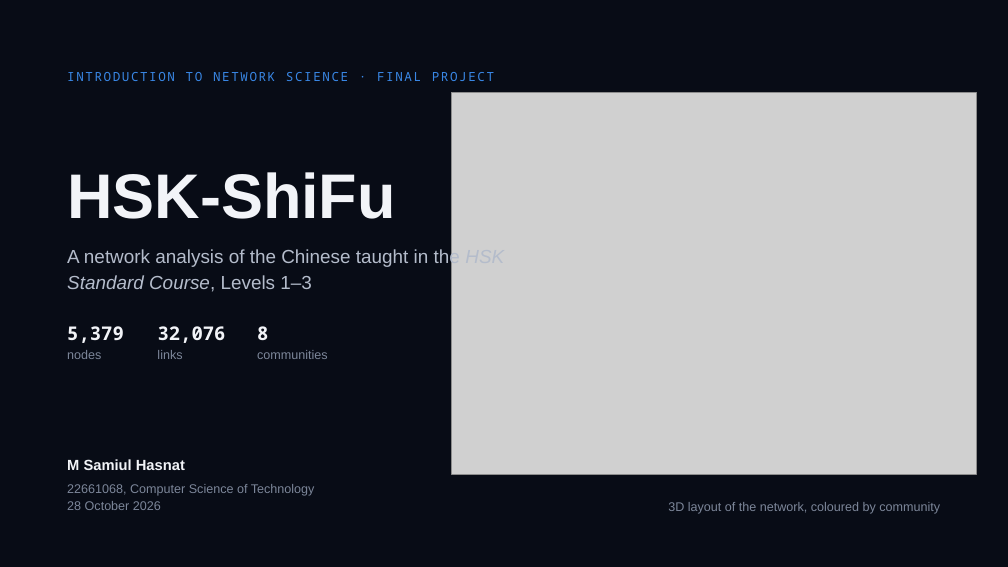
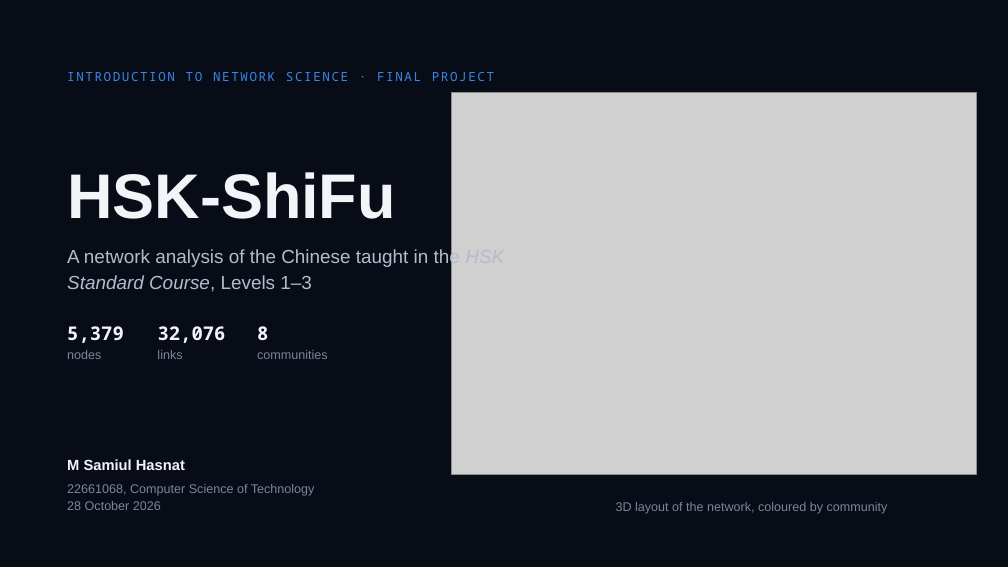
Before and after one commit to MSamiulHasnat/HSK-ShiFu, a slide deck: slide 1 of NetworkScience/CourseSubmissions/HSK-ShiFu_Network_Science_Final_Presentation.pptx. Drawn at 1008x567 pixels with LibreOffice and Linux fonts; fonts in the diff are those of the drawing; grey boxes stand for pictures. Boxes give left, top, right and bottom in pixels: in the first picture for what was removed or moved away, otherwise in the second. Text is boxed around its words. In the diff, an @@ line names an element or a change of style, - is before the commit and + after.

```diff
--- a/NetworkScience/CourseSubmissions/HSK-ShiFu_Network_Science_Final_Presentation.pptx
+++ b/NetworkScience/CourseSubmissions/HSK-ShiFu_Network_Science_Final_Presentation.pptx
@@ text "3D layout of the network, ..." at (x1=616, y1=502, x2=888, y2=514): alignment right to centre @@
```
Also in this commit, not shown: 8 other slides changed, 1 slide removed, 4 other files.
